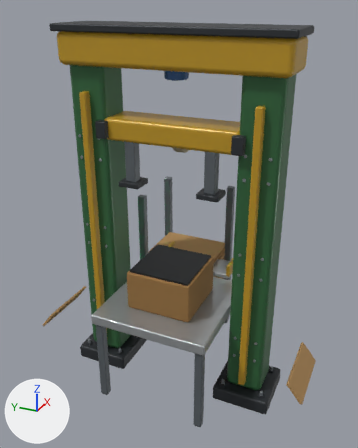
A saved change to the glTF model fieldworks-machines/models/lc_cpacker.glb.
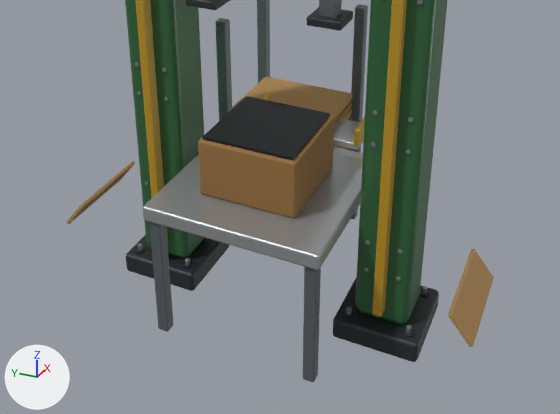
Each version is shown whole from a camera (50 mm lens) standing at (-3.07, -1.4, 2.89) and looking at (0.1, 0.03, 1.31), then close up on the part from 0% to 100% of the width and 41% to 100% of the height. Lighting does not change. The marker at lower left points along +X, +Y and +Z. The last two pictures show the newer version. Where no turn or scale is listed for an object, it has been applied to the vertices. Vertices at exactly the same position are counted once.

In view in the first close-up: 'block.001', 'block.002', 'block.003', 'block.005', 'block.006', 'block.007', 'block.011', 'block.012', 'block.016', 'block.017', 'block.018', 'block.019', 'block.042' and 17 more.
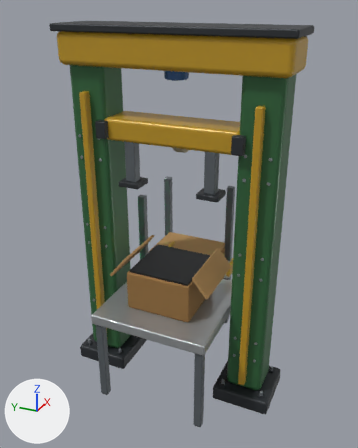
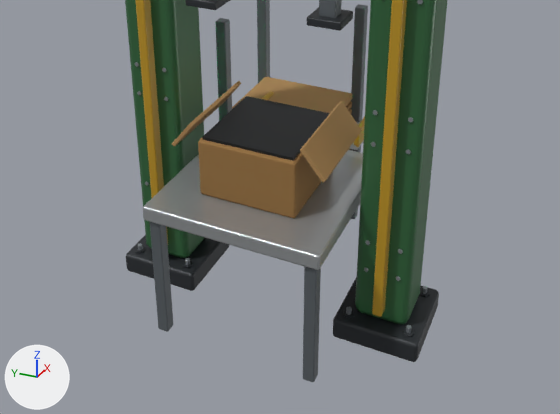
Where the newer file only moved an object's origin or applied its transform, the numbers keep the older frame.

Edits to the bpy script that builds the scene:
```text
Change me_cube_018:
    used by ob_block_017; location = (0.0, 0.0, 0.0)
    remove me_cube_018.from_pydata(...)  # 56 vertices, 108 faces; spans x -0.35..0.15, y 0.981..1.105, z 0.332..0.482
    add me_cube_018.from_pydata(...)  # 56 vertices, 108 faces; spans x -0.25..0.25, y -0.062..0.062, z -0.075..0.075
    me_cube_018 part 1: the whole mesh is moved by (0.1, -1.043, -0.407)
Change me_cube_019:
    used by ob_block_018; location = (0.0, 0.0, 0.0)
    remove me_cube_019.from_pydata(...)  # 56 vertices, 108 faces; spans x -0.35..0.15, y -1.105..-0.981, z 0.332..0.482
    add me_cube_019.from_pydata(...)  # 56 vertices, 108 faces; spans x -0.25..0.25, y -0.062..0.062, z -0.075..0.075
    me_cube_019 part 2: the whole mesh is moved by (0.1, 1.043, -0.407)
Change ob_block_017:
    ob_block_017.location: (0.0, 0.0, 0.0) -> (-0.1, 0.33, 1.07)
Change ob_block_018:
    ob_block_018.location: (0.0, 0.0, 0.0) -> (-0.1, -0.33, 1.07)
```

Where the change shows, as pixel boxes (x1, y1, x2, y2) in the close-ups (560 x 414 px):
'block.018', moved: before (448, 249, 494, 347); after (300, 101, 362, 183)
'block.017', moved: before (66, 161, 135, 224); after (172, 81, 241, 146)
